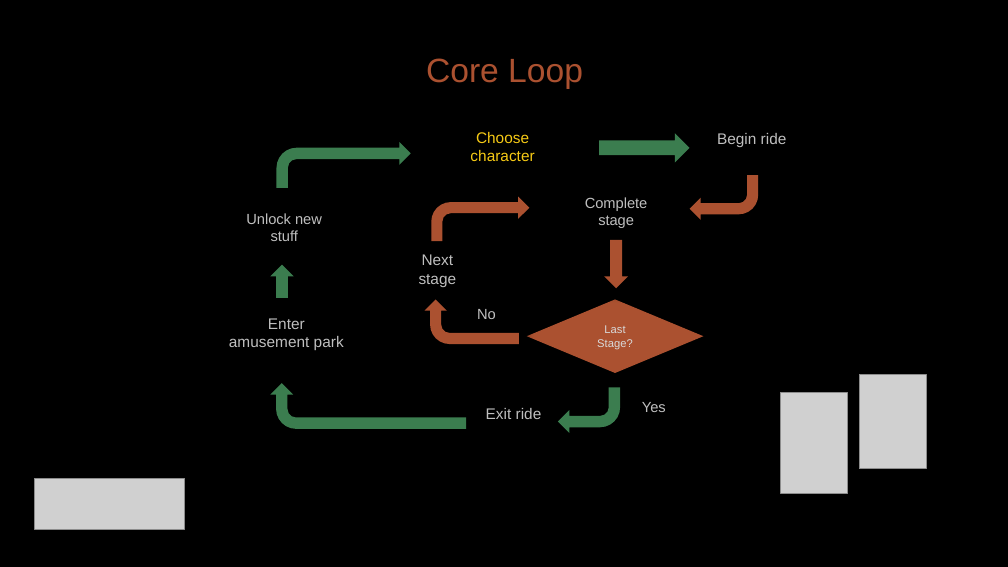
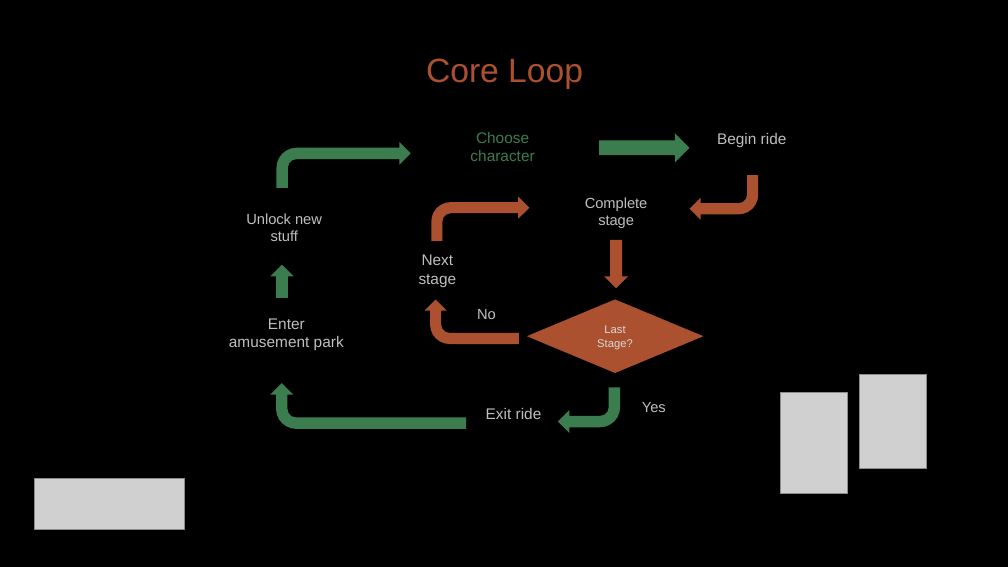
Before and after one commit to diegohcanepa/Remizione, a slide deck: slide 8 of Pitch Deck.pptx (slide 7 before the commit). Drawn at 1008x567 pixels with LibreOffice and Linux fonts; fonts in the diff are those of the drawing; grey boxes stand for pictures; background and template pictures are left out. Boxes give left, top, right and bottom in pixels: in the first picture for what was removed or moved away, otherwise in the second. Text is boxed around its words. In the diff, an @@ line names an element or a change of style, - is before the commit and + after.

```diff
--- a/Pitch Deck.pptx
+++ b/Pitch Deck.pptx
@@ text "Choose" at <box>470,132,534,161</box>: text colour #F6CA15 to #3B7D4F @@
```
Also in this commit, not shown: 9 other slides changed, 5 slides added, 5 slides removed.
